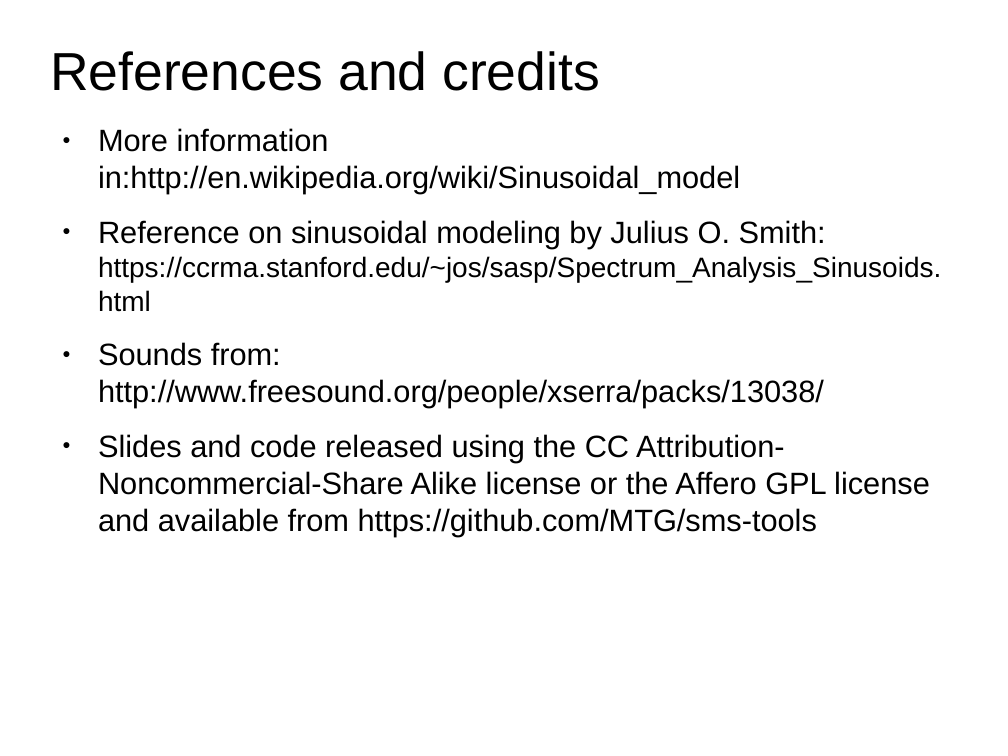
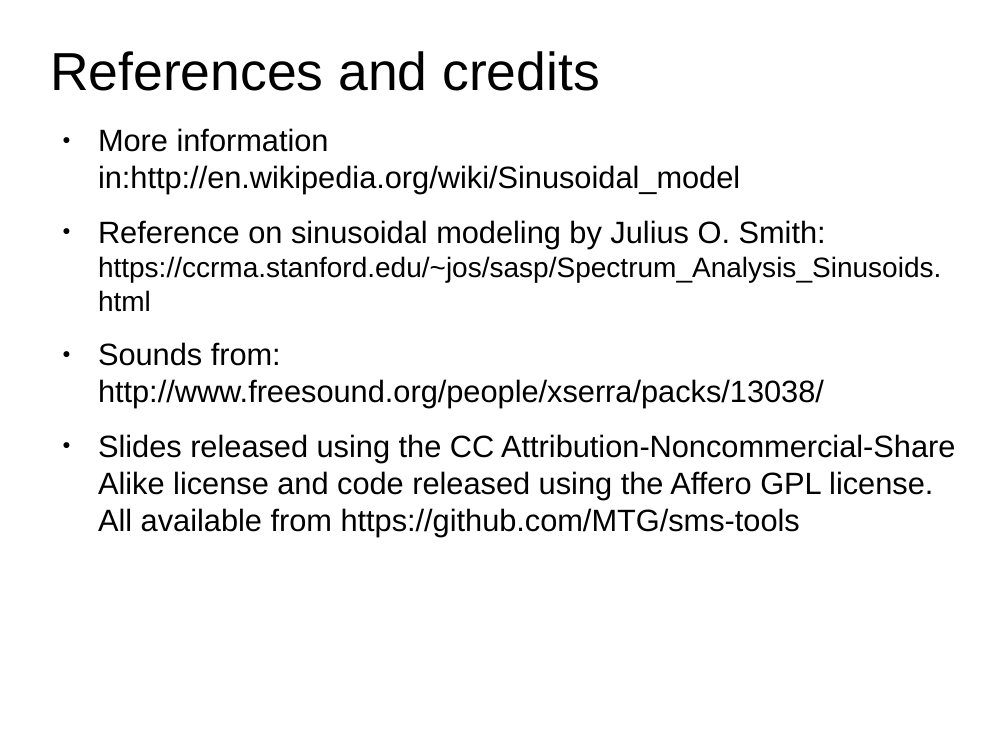
Before and after one commit to MTG/sms-tools, a slide deck: slide 13 of lectures/05-Sinusoidal-model/5T1-Sinusoidal-model-1.odp. Drawn at 1008x756 pixels with LibreOffice and Linux fonts; fonts in the diff are those of the drawing. Boxes give left, top, right and bottom in pixels: in the first picture for what was removed or moved away, otherwise in the second. Text is boxed around its words. In the diff, an @@ line names an element or a change of style, - is before the commit and + after.

Commit message:
small changes to lecture slides
changes some text in titles and references

```diff
--- a/lectures/05-Sinusoidal-model/5T1-Sinusoidal-model-1.odp
+++ b/lectures/05-Sinusoidal-model/5T1-Sinusoidal-model-1.odp
@@ text at <box>98,434,955,537</box>: text changed @@
-● Slides and code released using the CC Attribution-Noncommercial-Share Alike license or the Affero GPL license and available from https://github.com/MTG/sms-tools
+● Slides released using the CC Attribution-Noncommercial-Share Alike license and code released using the Affero GPL license. All available from https://github.com/MTG/sms-tools
```
Also in this commit, not shown: 1 other slide changed, 9 other files.
